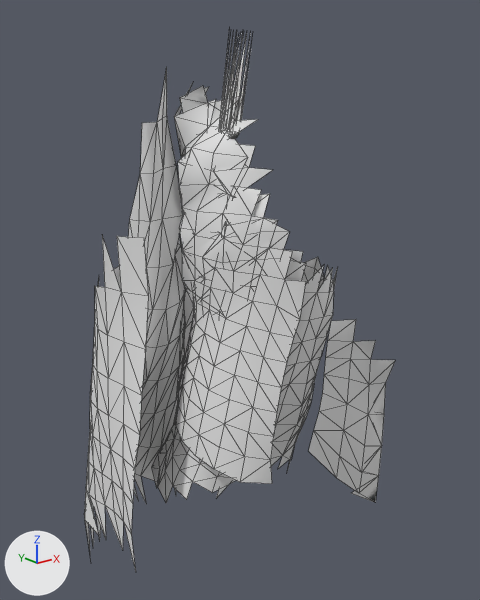
The FBX model Assets/Resources/Models/Equip/Arquimago_CalcaR.fbx as it was, and as the next commit left it.
Rendered twice from a camera (50 mm lens) standing at (-0.557, -0.694, 0.083) and looking at (0.008, 0.012, -0.199). Every picture has the same lights, and +X, +Y and +Z are marked at lower left. The older version comes first. Mesh edges are drawn as thin lines. Where no turn or scale is listed for an object, it has been applied to the vertices. Vertices at exactly the same position are counted once.

The older version as bpy lines, for what is in view:
```python
me_piece_013 = bpy.data.meshes.new('Piece.013')
me_piece_013.from_pydata(...)  # 741 vertices, 1217 faces; spans x -0.188..0.154, y -0.191..0.214, z -0.654..0.155
me_piece_013.materials.append(mat_kz_equipmaps)  # white #e7e7e7
ob_piece = bpy.data.objects.new('Piece', me_piece_013)
ob_piece.location = (0.0, 0.0, 0.0)
```
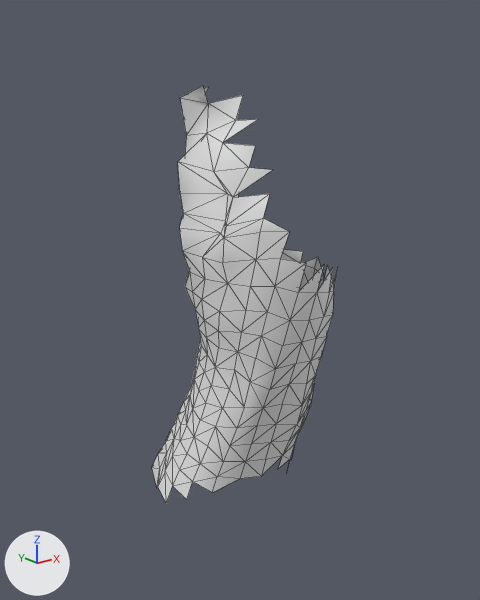
Changed parts and their boxes [x1, y1, x2, y2] in the pictures (480 x 600 px):
'Piece', reshaped (40% narrower, 23% shorter)
    before: [84, 28, 395, 572]
    after: [152, 86, 337, 503]
part 1 of me_piece_013, deleted
    before: [84, 68, 229, 572]
part 2 of me_piece_013, deleted
    before: [174, 82, 306, 484]
part 3 of me_piece_013, deleted
    before: [219, 28, 253, 138]
part 4 of me_piece_013, deleted
    before: [309, 319, 395, 503]

The change, as a list of edits to the scene's bpy script:
```text
Change me_piece_013:
    used by ob_piece; location = (0.0, 0.0, 0.0)
    remove me_piece_013.from_pydata(...)  # 741 vertices, 1217 faces; spans x -0.188..0.154, y -0.191..0.214, z -0.654..0.155
    add me_piece_013.from_pydata(...)  # 310 vertices, 550 faces; spans x -0.116..0.102, y -0.147..0.159, z -0.537..0.091
    me_piece_013 part 1: the loose piece of 183 vertices spanning x -0.188..0.154, y 0.003..0.214, z -0.654..0.113 is deleted
    me_piece_013 part 2: the loose piece of 154 vertices spanning x -0.113..0.128, y -0.147..0.137, z -0.403..0.096 is deleted
    me_piece_013 part 3: the loose piece of 62 vertices spanning x -0.065..-0.025, y -0.067..-0.035, z 0.031..0.155 is deleted
    me_piece_013 part 4: the loose piece of 32 vertices spanning x 0.008..0.139, y -0.191..-0.135, z -0.502..-0.191 is deleted
```
